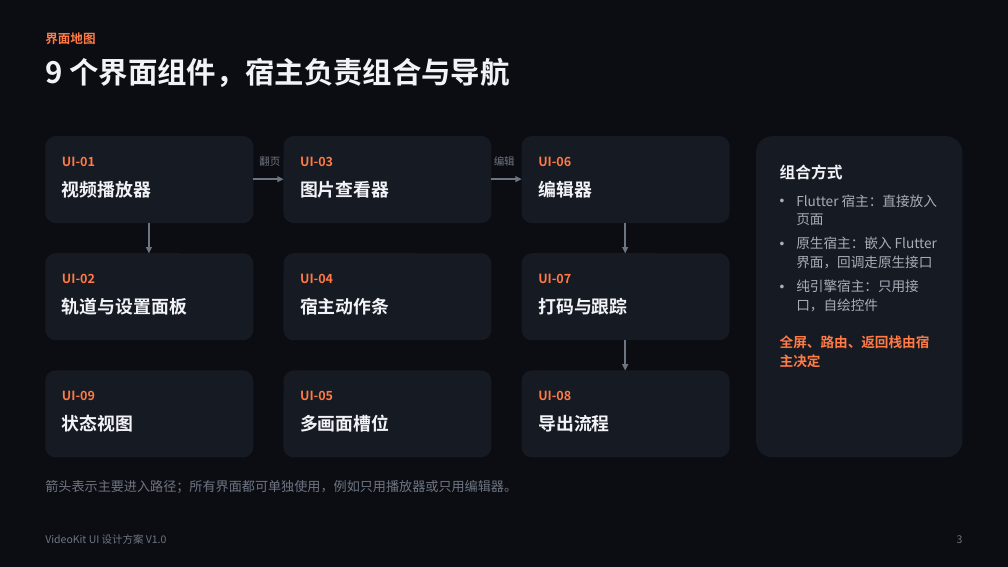
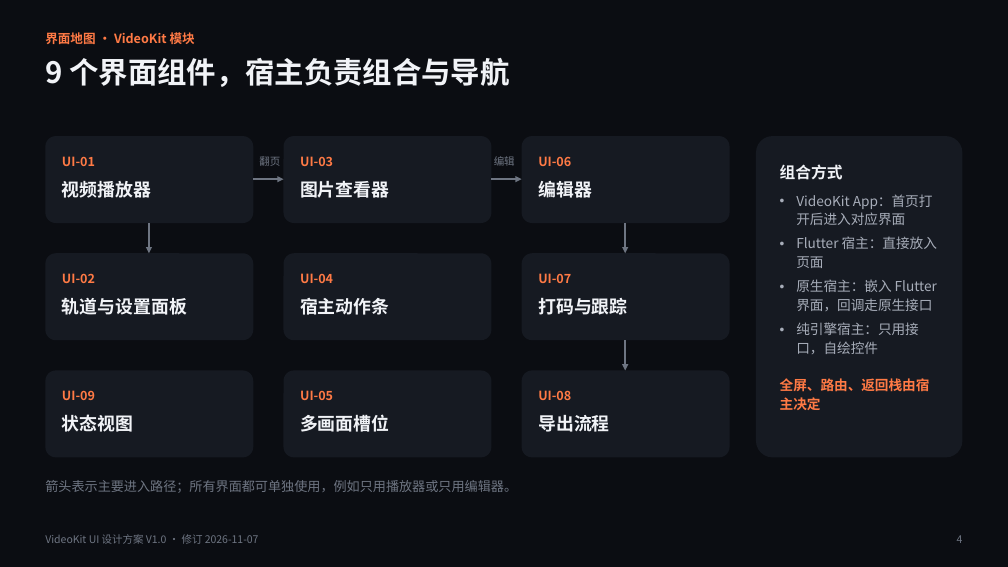
Before and after one commit to bennyliaa/VideoKit, a slide deck: slide 4 of docs/requirement/VideoKit_UI_Design_V1.0.pptx (slide 3 before the commit). Drawn at 1008x567 pixels with LibreOffice and Linux fonts; fonts in the diff are those of the drawing. Boxes give left, top, right and bottom in pixels: in the first picture for what was removed or moved away, otherwise in the second. Text is boxed around its words. In the diff, an @@ line names an element or a change of style, - is before the commit and + after.

```diff
--- a/docs/requirement/VideoKit_UI_Design_V1.0.pptx
+++ b/docs/requirement/VideoKit_UI_Design_V1.0.pptx
@@ text at box(45, 30, 195, 47): text changed @@
-界面地图
+界面地图 · VideoKit 模块
@@ text in rounded rectangle at box(796, 194, 933, 225): paragraph added @@
+• VideoKit App：首页打开后进入对应界面
@@ text at box(45, 534, 259, 544): text changed @@
-VideoKit UI 设计方案 V1.0
+VideoKit UI 设计方案 V1.0 · 修订 2026-11-07
@@ text at box(957, 535, 963, 543): text changed @@
-3
+4
```
Also in this commit, not shown: 21 other slides changed, 3 slides added, 2 other files.
